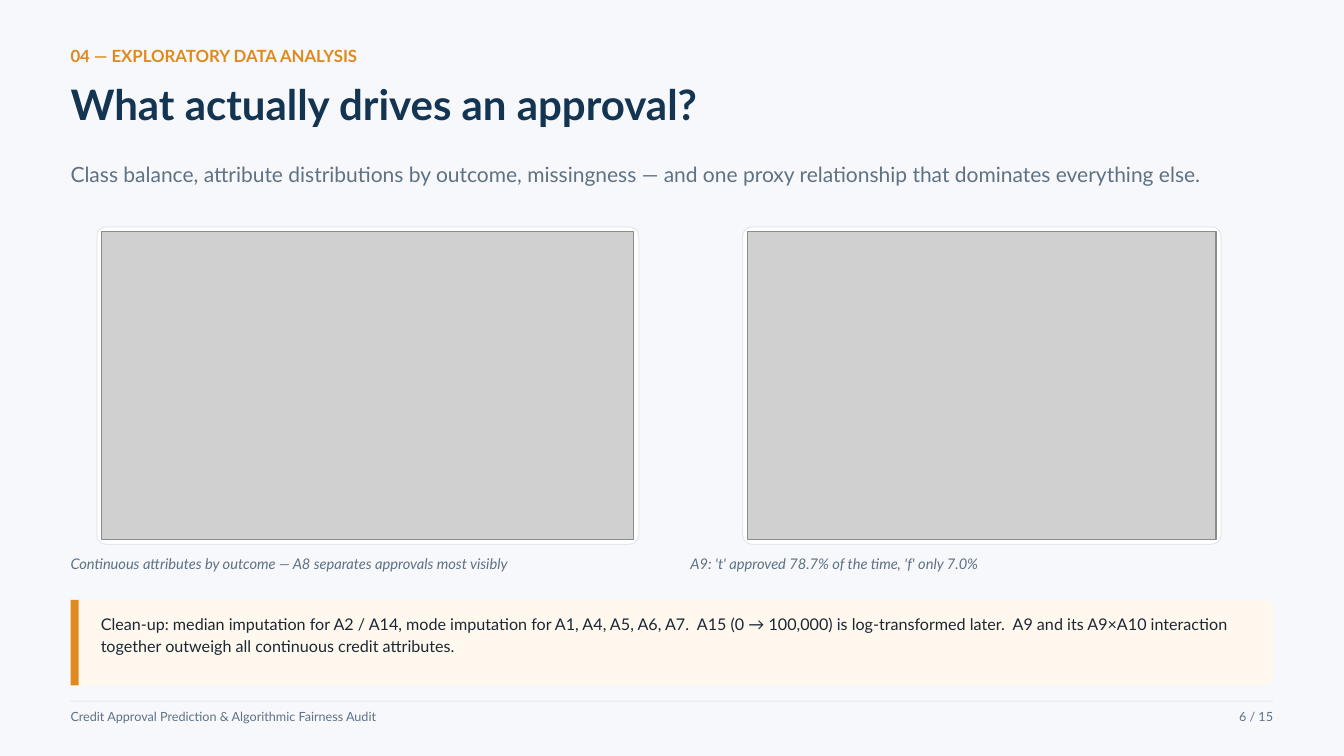
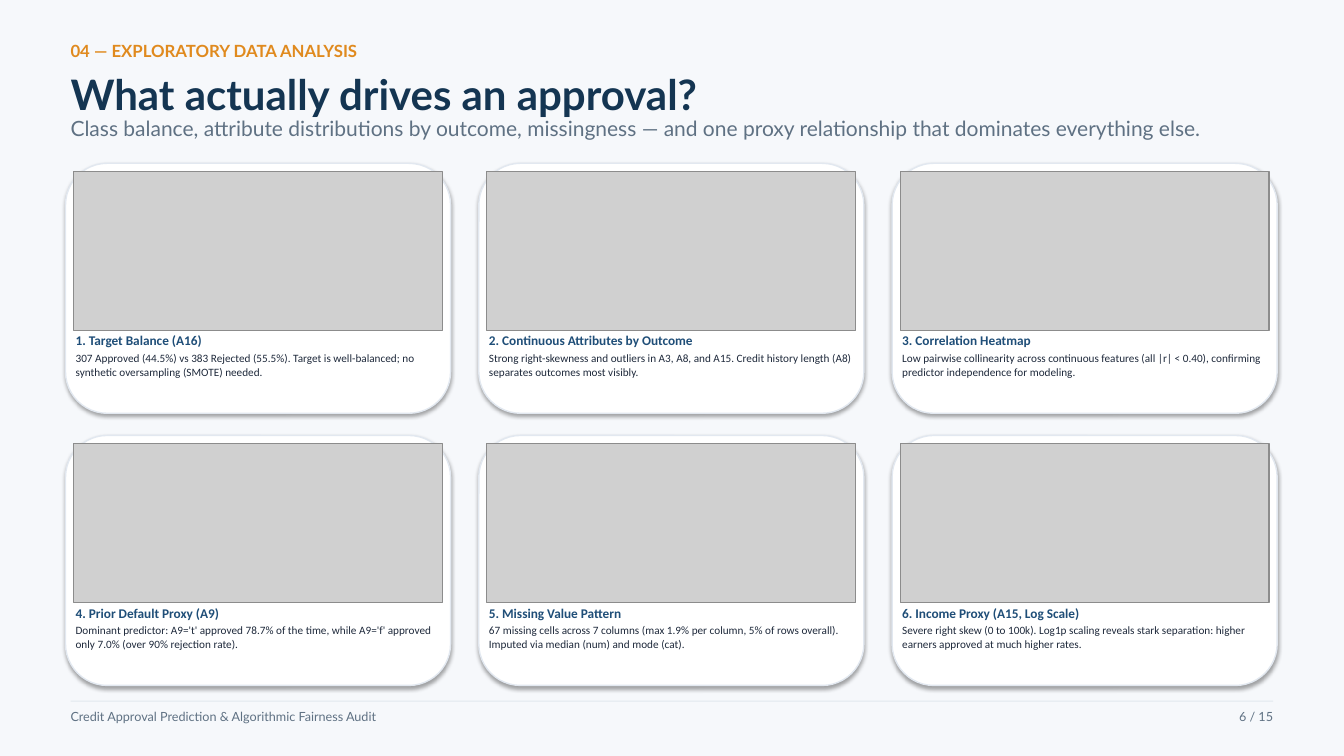
Before and after one commit to AyushKhatai/credit-approval-audit, a slide deck: slide 6 of Credit_Approval_Presentation.pptx. Drawn at 1344x756 pixels with LibreOffice and Linux fonts; fonts in the diff are those of the drawing; grey boxes stand for pictures. Boxes give left, top, right and bottom in pixels: in the first picture for what was removed or moved away, otherwise in the second. Text is boxed around its words. In the diff, an @@ line names an element or a change of style, - is before the commit and + after.

```diff
--- a/Credit_Approval_Presentation.pptx
+++ b/Credit_Approval_Presentation.pptx
@@ text "04 — EXPLORATORY DATA ANALYSIS": place and size @@
-text "04 — EXPLORATORY DATA ANALYSIS" at bbox=[71, 49, 357, 62]
+text "04 — EXPLORATORY DATA ANALYSIS" at bbox=[71, 44, 357, 57]
@@ text "What actually drives an approval?": place and size @@
-text "What actually drives an approval?" at bbox=[71, 88, 697, 127]
+text "What actually drives an approval?" at bbox=[71, 78, 697, 117]
@@ text "Class balance, attribute distributions by ...": place and size @@
-text "Class balance, attribute distributions by ..." at bbox=[71, 166, 1200, 186]
+text "Class balance, attribute distributions by ..." at bbox=[71, 120, 1200, 140]
@@ rounded rectangle: place and size @@
-rounded rectangle at bbox=[97, 227, 639, 544]
+rounded rectangle at bbox=[66, 163, 451, 413]
@@ rounded rectangle at bbox=[66, 163, 451, 413]: outline #E2E8EE 0.75 pt to #E2E8F0 1 pt; shadow on; proportions changed @@
@@ picture added at bbox=[74, 171, 443, 331] @@
@@ rounded rectangle added at bbox=[479, 163, 864, 413], fill #FFFFFF, outline #E2E8F0 1 pt @@
@@ picture added at bbox=[487, 171, 856, 331] @@
@@ rounded rectangle: place and size @@
-rounded rectangle at bbox=[71, 600, 1273, 686]
+rounded rectangle at bbox=[892, 163, 1277, 413]
@@ rounded rectangle at bbox=[892, 163, 1277, 413]: fill #FFF8EE to #FFFFFF; outline none to #E2E8F0 1 pt; shadow on; proportions changed @@
@@ picture added at bbox=[900, 171, 1269, 331] @@
@@ picture removed at bbox=[102, 232, 634, 539] @@
@@ rounded rectangle removed at bbox=[743, 227, 1222, 544] @@
@@ picture removed at bbox=[748, 232, 1217, 539] @@
@@ text added at bbox=[76, 335, 414, 378], 8 pt, text #1E293B @@
+1. Target Balance (A16)
+307 Approved (44.5%) vs 383 Rejected (55.5%). Target is well-balanced; no synthetic oversampling (SMOTE) needed.
@@ text added at bbox=[489, 335, 851, 378], 8 pt, text #1E293B @@
+2. Continuous Attributes by Outcome
+Strong right-skewness and outliers in A3, A8, and A15. Credit history length (A8) separates outcomes most visibly.
@@ text added at bbox=[902, 335, 1260, 378], 8 pt, text #1E293B @@
+3. Correlation Heatmap
+Low pairwise collinearity across continuous features (all |r| < 0.40), confirming predictor independence for modeling.
@@ rounded rectangle added at bbox=[66, 436, 451, 686], fill #FFFFFF, outline #E2E8F0 1 pt @@
@@ picture added at bbox=[74, 444, 443, 603] @@
@@ rounded rectangle added at bbox=[479, 436, 864, 686], fill #FFFFFF, outline #E2E8F0 1 pt @@
@@ picture added at bbox=[487, 444, 856, 603] @@
@@ rounded rectangle added at bbox=[892, 436, 1277, 686], fill #FFFFFF, outline #E2E8F0 1 pt @@
@@ picture added at bbox=[900, 444, 1269, 603] @@
@@ text removed at bbox=[71, 558, 508, 572] @@
-Continuous attributes by outcome — A8 separates approvals most visibly
@@ rectangle removed at bbox=[71, 600, 79, 686] @@
@@ text at bbox=[76, 608, 431, 650]: text changed; size 10.5 to 8 pt; font Lato to Calibri; text colour #5F7183 to #1E293B; italic off @@
-A9: 't' approved 78.7% of the time, 'f' only 7.0%
+4. Prior Default Proxy (A9)
+Dominant predictor: A9='t' approved 78.7% of the time, while A9='f' approved only 7.0% (over 90% rejection rate).
@@ text removed at bbox=[101, 617, 1228, 655] @@
-Clean-up: median imputation for A2 / A14, mode imputation for A1, A4, A5, A6, A7. A15 (0 → 100,000) is log-transformed later. A9 and its A9×A10 interaction together outweigh all continuous credit attributes.
@@ text added at bbox=[489, 608, 839, 650], 8 pt, text #1E293B @@
+5. Missing Value Pattern
+67 missing cells across 7 columns (max 1.9% per column, 5% of rows overall). Imputed via median (num) and mode (cat).
@@ text added at bbox=[902, 608, 1245, 650], 8 pt, text #1E293B @@
+6. Income Proxy (A15, Log Scale)
+Severe right skew (0 to 100k). Log1p scaling reveals stark separation: higher earners approved at much higher rates.
```
Also in this commit, not shown: 1 other file.
